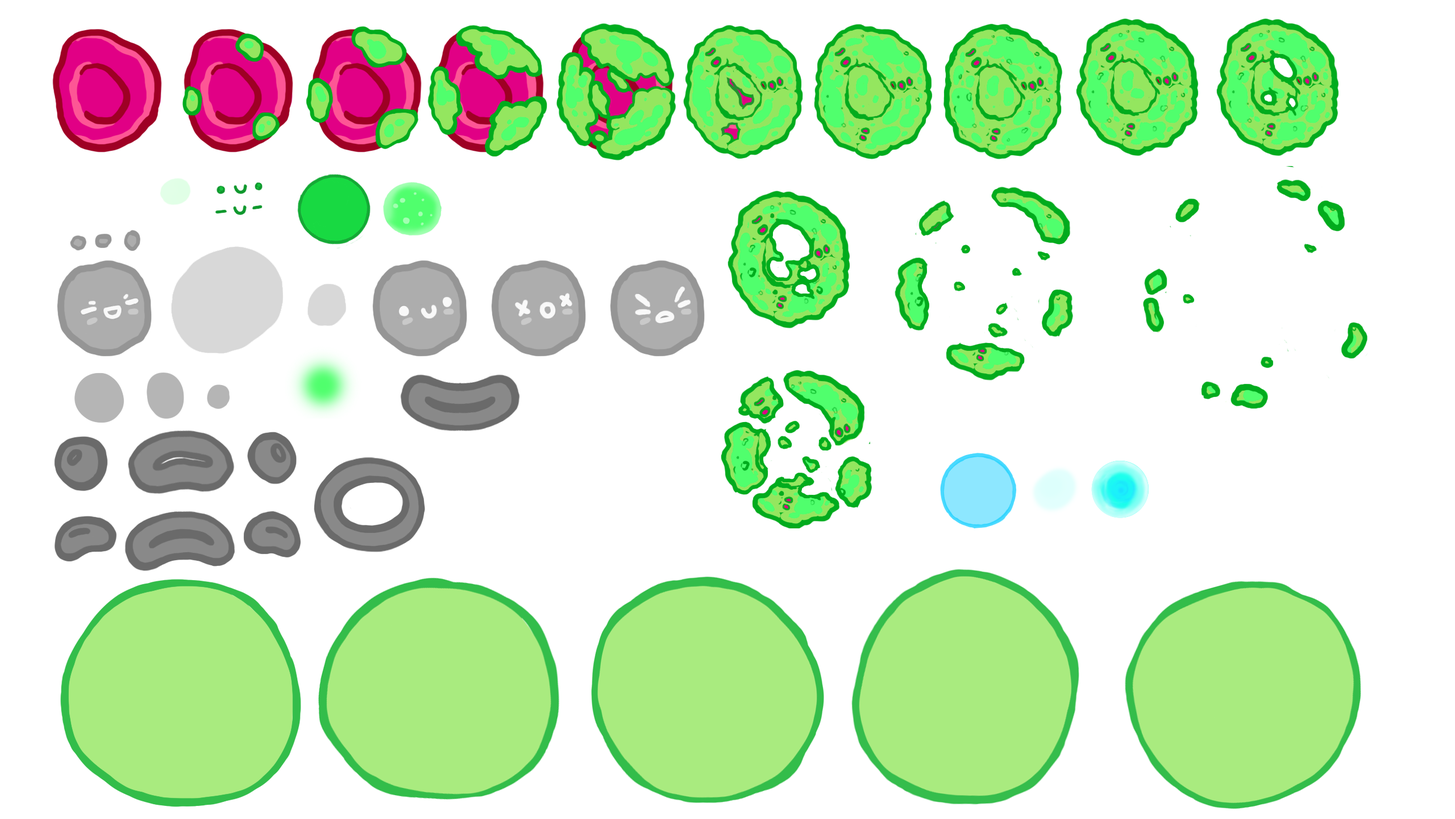
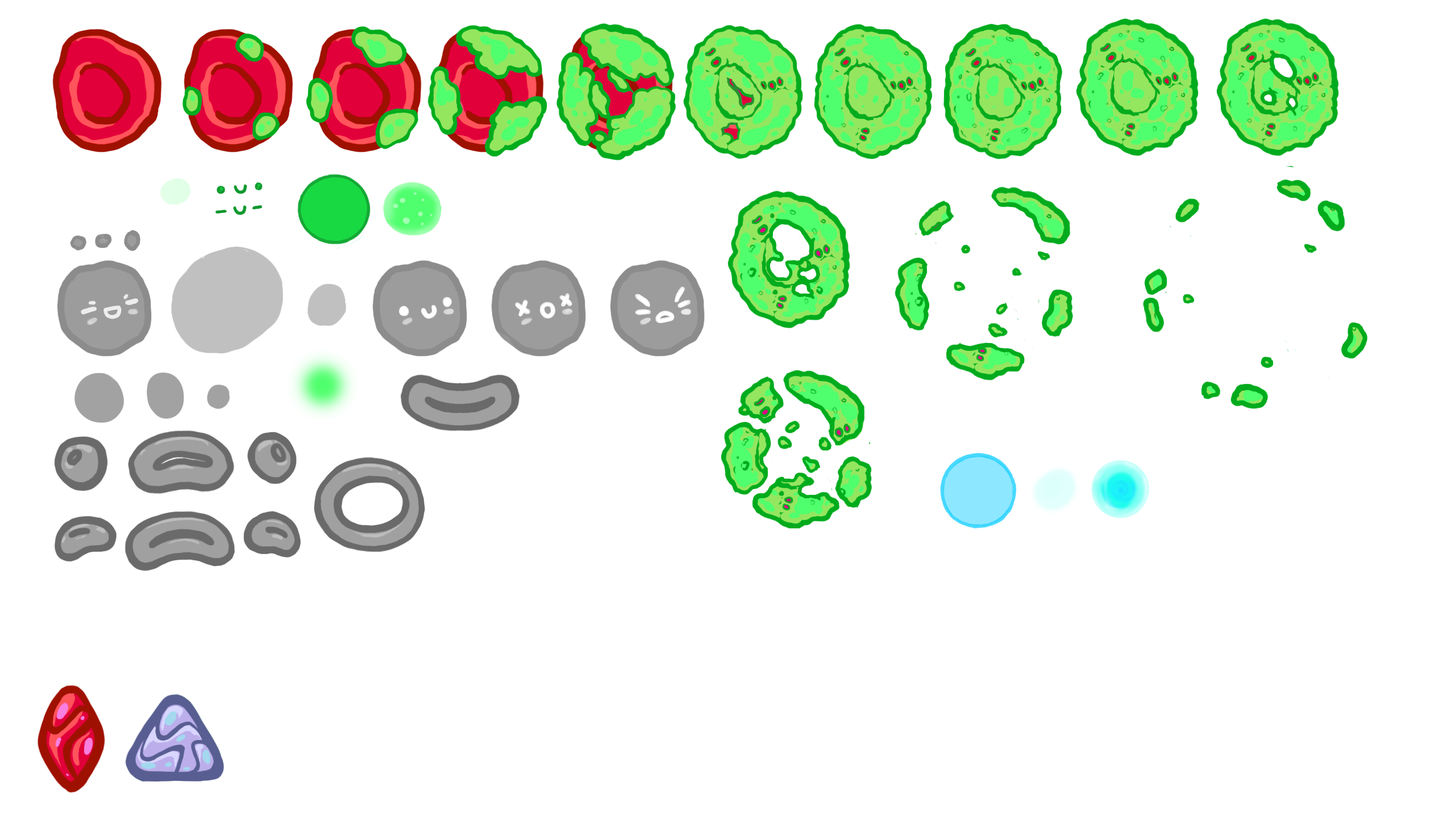
Comparing the layer stacks of the two (1455, 819) images. Changes:
added layer "Capa 3" above "Capa 2" over [36, 684, 225, 794]
added layer "Capa 2" above "Brillo/contraste 2" over [61, 248, 692, 545]
painted on "Capa 1" over [60, 568, 1362, 809]
